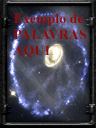
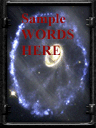
Layered file, before and after one edit (96x128). Changes by layer:
hid group "PT-BR" (3 layers) over box(13, 13, 87, 58)
renamed "Texto" to "Text", moved it into group "Editable" over box(13, 13, 87, 58)
showed group "Recriation" (2 layers) over box(21, 13, 74, 55)
